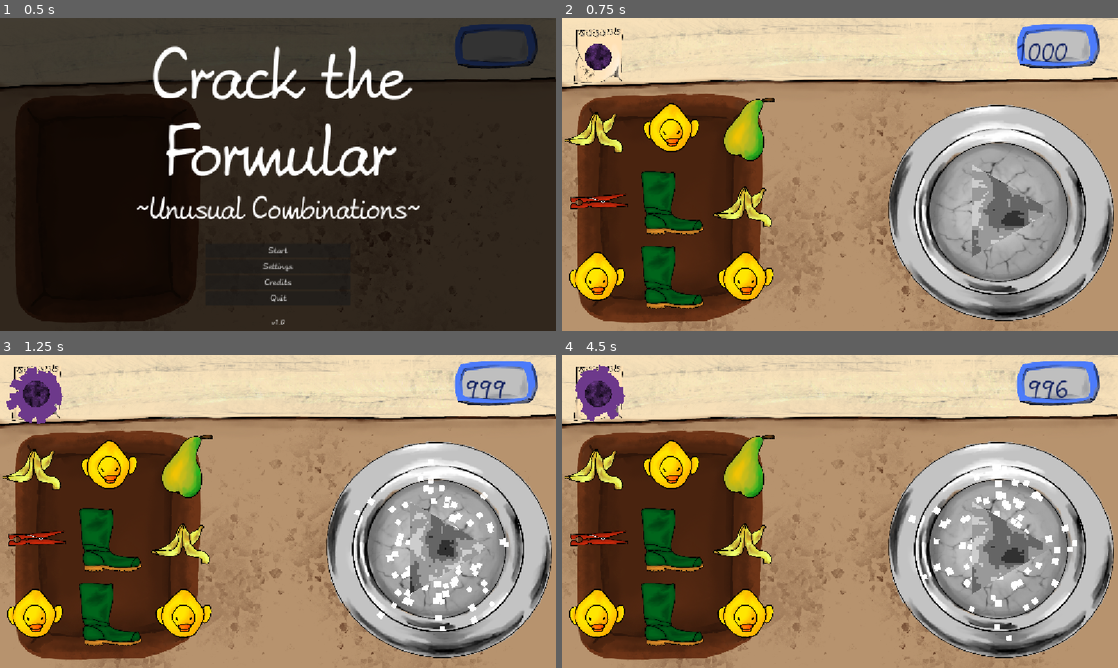
Above: before the commit, frames 1-4 (two rows, left to right).
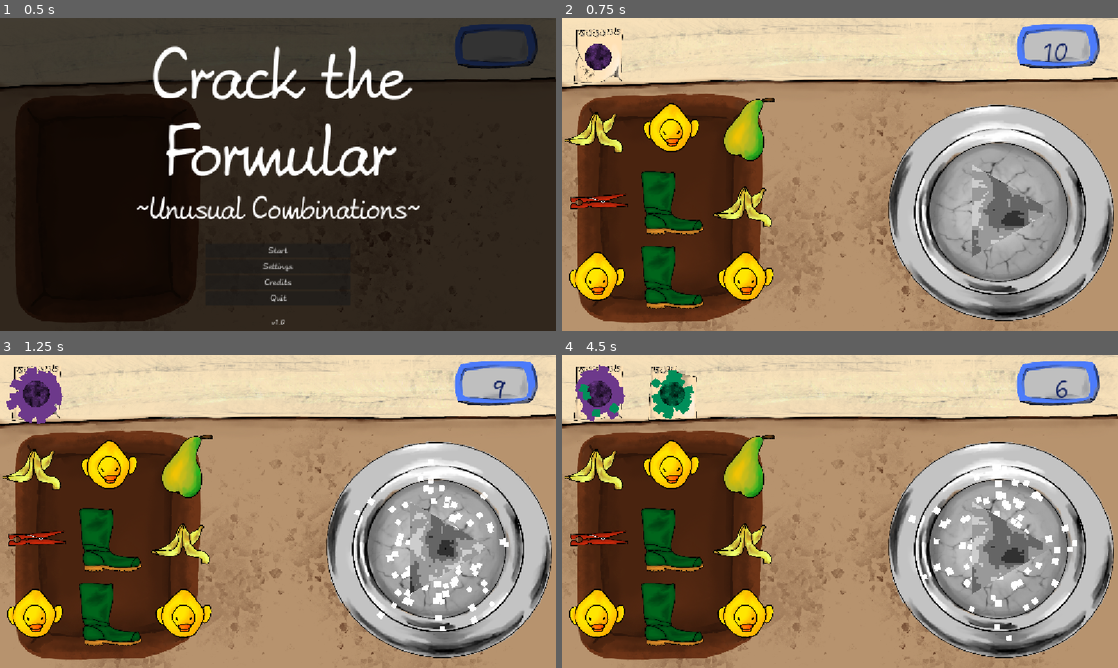
Above: after the commit, the same moments.

Repository: KIT-GameJam/Firework-Craft
Game: Godot game, scene res://gamemanager/gamemanager.tscn
The game is run twice, just before and just after one commit, with the same random seed, the same clock (stepped at 60 frames per second) and the same inputs.
Inputs (mouse positions are in pixels of both pictures, inside the frame that each line leads up to):
- Up to frame 1 (0.5 s): no input
- Up to frame 2 (0.75 s): click "Start" at 0.5 s
- Up to frame 3 (1.25 s): no input
- Up to frame 4 (4.5 s): tap Enter at 1.25 s; move the mouse to (600, 392) at 1.27 s; hold D (move_right) 1.28-2.03 s; click (600, 392) at 1.42 s; move the mouse to (600, 464) at 2.02 s; hold S (move_down) 2.03-2.78 s; click (600, 464) at 2.17 s; move the mouse to (673, 464) at 2.77 s; hold D (move_right) 2.78-3.53 s; click (673, 464) at 2.92 s; move the mouse to (745, 464) at 3.52 s; hold W (move_up) 3.53-4.28 s; click (745, 464) at 3.67 s; move the mouse to (600, 539) at 4.27 s; hold A (move_left) from 4.28 s (still down); click (600, 539) at 4.42 s

Frame 1 is identical in both runs. In frame 2, 0.2% of the frame differs, in the area x 81-89%, y 8-14%; in frame 3, 0.1%; in frame 4, 1.2%, in the area x 3-89%, y 3-22%.

Commit message:
time management

Diff:
--- a/entities/flask/flask.gd
+++ b/entities/flask/flask.gd
@@ -1,5 +1,7 @@
 class_name Flask
 extends TextureRect
+
+signal request_complete(wait_time: int, satisfaction: int)
 
 @onready var particles: FlaskParticles = $Particles
 @onready var bg := $Background
@@ -12,8 +14,6 @@
 var ingredients_in_me := false
 var requestHover: bool = false
 
-var final_product: FireworkResource
-
 func _gui_input(event):
 	if event is InputEventMouse:
 		if event.is_released() and ingredients_in_me:
@@ -22,8 +22,7 @@
 			Global.selected = false
 			Global.selected_res.queue_free()
 		if event.is_released() and requestHover:
-			var total_diff: int = is_as_requested(Global.selectedRequest.expected_product) # TODO Hier ist die final diff
-			print(total_diff)
+			handle_abgabe(Global.selectedRequest.expected_product)
 			requestHover = false;
 			Global.selectedRequest.queue_free()
 
@@ -43,12 +42,16 @@
 func calc_values() -> void:
 	current_value = current_value + flask_color + flask_size + flask_corners
 
-func is_as_requested(expected_product: RequestResource) -> int:
+func handle_abgabe(expected_product: RequestResource) -> void:
 	var shapeDiff: int = max(0, abs(flask_corners - expected_product.corners) - expected_product.cornersTollerance)
 	var colorDiff: int = max(0, abs((flask_color - expected_product.color) % 12) - expected_product.colorTollerance) # TODO Funktion überprüfen
 	var sizeDiff: int = max(0, abs(flask_size - expected_product.size) - expected_product.sizeTollerance)
+	var total_diff = shapeDiff + colorDiff + sizeDiff
 
-	return shapeDiff + colorDiff + sizeDiff
+	var elapsed_time = roundi((Time.get_ticks_msec() - expected_product.start_time) / 1000.)
+	var satisfaction = max(elapsed_time, 10 - total_diff)
+
+	request_complete.emit(0, satisfaction)
 
 func mix_res(res_abstr: AbstractIngredient) -> void:
 	var res = res_abstr.resourceData
--- a/entities/requests/request.gd
+++ b/entities/requests/request.gd
@@ -29,12 +29,9 @@
 	particles.set_flask_size(r_size)
 	particles.set_flask_color(Global.colors[r_color])
 	particles.set_flask_corners(r_corners)
+	var start_time = Time.get_ticks_msec()
 
-	expected_product = RequestResource.new(r_size, r_color, r_corners)
-	# currentTexture = textures[index]
-	# label.position = textFieldPos[index]
-	# label.size = textFieldSize[index]
-
+	expected_product = RequestResource.new(r_size, r_color, r_corners, start_time)
 
 
 # farbe array
--- a/entities/requests/requestResource.gd
+++ b/entities/requests/requestResource.gd
@@ -8,8 +8,10 @@
 var size: int
 var color: int # 0-11 (12 Verschiedene Farben)
 var corners: int
+var start_time: int
 
-func _init(r_size: int, r_color: int, r_corners: int) -> void:
+func _init(r_size: int, r_color: int, r_corners: int, r_start_time: int) -> void:
 	size = r_size
 	color = r_color
 	corners = r_corners
+	start_time = r_start_time
--- a/gamemanager/level_manager.gd
+++ b/gamemanager/level_manager.gd
@@ -4,7 +4,7 @@
 
 var level_scene: PackedScene = load("res://levels/main_level.tscn")
 var stats_scene: PackedScene = load("res://ui/screens/day-over-screen/day_over_screen.tscn")
-var level_number = 0
+var level_number: int = 0
 
 func _ready() -> void:
 	_next_level()
--- a/levels/main_level.gd
+++ b/levels/main_level.gd
@@ -31,7 +31,7 @@
 func _add_request() -> void:
 	if $VBoxContainer/HBoxContainer/Requests.get_children().size() < 5:
 		var request: Request = request_scene.instantiate()
-		request.tree_exited.connect(_request_complete)
+		#request.tree_exited.connect(_request_complete)
 		$VBoxContainer/HBoxContainer/Requests.add_child.call_deferred(request)
 		get_tree().create_timer(max(daylength/requests_amount,0.5)).timeout.connect(_add_request)
 	else:
@@ -39,13 +39,6 @@
 		stat.satisfaction = 0
 		stat.wait_time = 100
 		customerdata.append(stat)
-
-func _request_complete():
-	var stat = CustomerStats.new()
-	stat.satisfaction = 10
-	stat.wait_time = 0
-	customerdata.append(stat)
-
 
 func _add_ingredient() -> void:
 	var ingredient: AbstractIngredient = ingredient_scenes.pick_random().instantiate()
@@ -59,3 +52,9 @@
 class CustomerStats:
 	var satisfaction: int
 	var wait_time: float
+
+func _on_flask_request_complete(wait_time: int, satisfaction: int) -> void:
+	var stat = CustomerStats.new()
+	stat.wait_time = wait_time
+	stat.satisfaction = satisfaction
+	customerdata.append(stat)
--- a/levels/main_level.tscn
+++ b/levels/main_level.tscn
@@ -28,7 +28,6 @@
 size_flags_vertical = 3
 theme = ExtResource("1_yb8kn")
 script = ExtResource("1_ilwad")
-daylength = 1000.0
 ingredient_scenes = Array[PackedScene]([ExtResource("3_wg11f"), ExtResource("4_ggk2x"), ExtResource("5_5br84"), ExtResource("7_arlwx"), ExtResource("8_t6wdf"), ExtResource("8_5br84")])
 
 [node name="TextureRect" type="TextureRect" parent="."]
@@ -96,3 +95,4 @@
 layout_mode = 2
 
 [connection signal="timeout" from="Timer" to="." method="_day_over"]
+[connection signal="request_complete" from="VBoxContainer/HBoxContainer2/Flask" to="." method="_on_flask_request_complete"]
